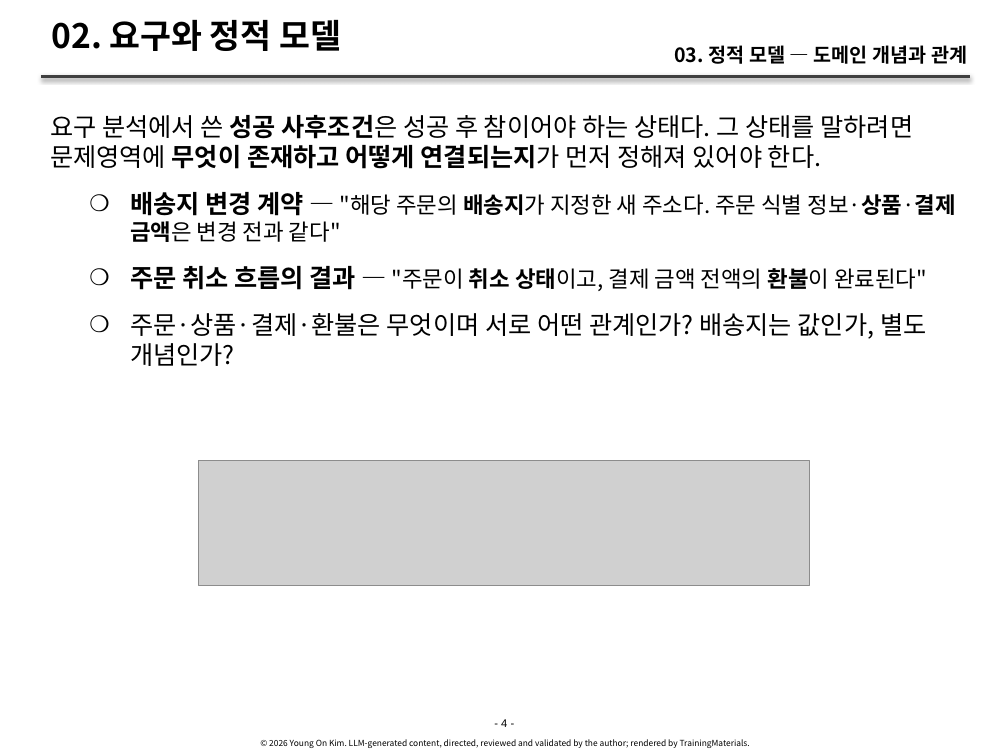
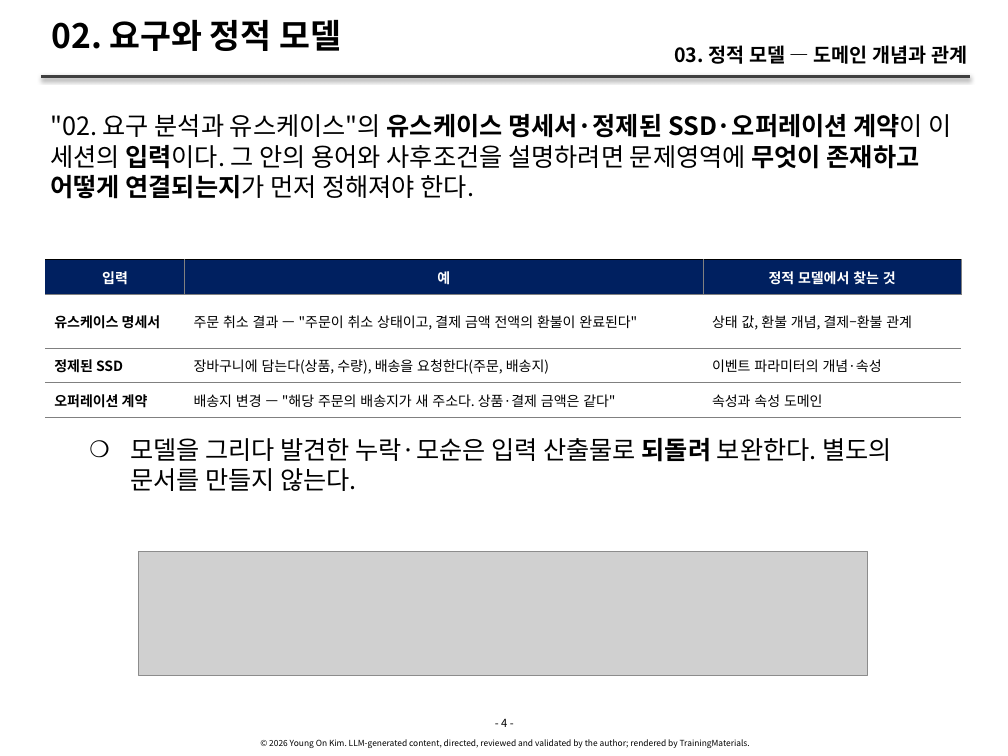
Before and after one commit to YoungSan77/TrainingMaterials, a slide deck: slide 4 of courses/ooad/sessions/s03.pptx. Drawn at 1008x756 pixels with LibreOffice and Linux fonts; fonts in the diff are those of the drawing; grey boxes stand for pictures. Boxes give left, top, right and bottom in pixels: in the first picture for what was removed or moved away, otherwise in the second. Text is boxed around its words. In the diff, an @@ line names an element or a change of style, - is before the commit and + after.

```diff
--- a/courses/ooad/sessions/s03.pptx
+++ b/courses/ooad/sessions/s03.pptx
@@ text removed at [50, 115, 956, 366] @@
-요구 분석에서 쓴 성공 사후조건은 성공 후 참이어야 하는 상태다. 그 상태를 말하려면 문제영역에 무엇이 존재하고 어떻게 연결되는지가 먼저 정해져 있어야 한다.
-    ❍ 배송지 변경 계약 — "해당 주문의 배송지가 지정한 새 주소다. 주문 식별 정보·상품·결제 금액은 변경 전과 같다"
-    ❍ 주문 취소 흐름의 결과 — "주문이 취소 상태이고, 결제 금액 전액의 환불이 완료된다"
-    ❍ 주문·상품·결제·환불은 무엇이며 서로 어떤 관계인가? 배송지는 값인가, 별도 개념인가?
@@ text added at [50, 114, 952, 199], 18 pt, text #000000 @@
+"02. 요구 분석과 유스케이스"의 유스케이스 명세서·정제된 SSD·오퍼레이션 계약이 이 세션의 입력이다. 그 안의 용어와 사후조건을 설명하려면 문제영역에 무엇이 존재하고 어떻게 연결되는지가 먼저 정해져야 한다.
@@ table added at [45, 260, 961, 687], 4 rows, 3 columns @@
+입력 | 예 | 정적 모델에서 찾는 것
+유스케이스 명세서 | 주문 취소 결과 — "주문이 취소 상태이고, 결제 금액 전액의 환불이 완료된다" | 상태 값, 환불 개념, 결제–환불 관계
+정제된 SSD | 장바구니에 담는다(상품, 수량), 배송을 요청한다(주문, 배송지) | 이벤트 파라미터의 개념·속성
+오퍼레이션 계약 | 배송지 변경 — "해당 주문의 배송지가 새 주소다. 상품·결제 금액은 같다" | 속성과 속성 도메인
@@ text added at [130, 438, 892, 491], 18 pt, text #000000 @@
+    ❍ 모델을 그리다 발견한 누락·모순은 입력 산출물로 되돌려 보완한다. 별도의 문서를 만들지 않는다.
@@ picture removed at [199, 461, 809, 585] @@
@@ picture added at [138, 551, 868, 675] @@
@@ text "- 4 -" at [501, 719, 507, 727]: font Arial to Noto Sans CJK KR; more space between paragraphs @@
```
Also in this commit, not shown: 60 other slides changed, 5 slides added, 11 other files.
